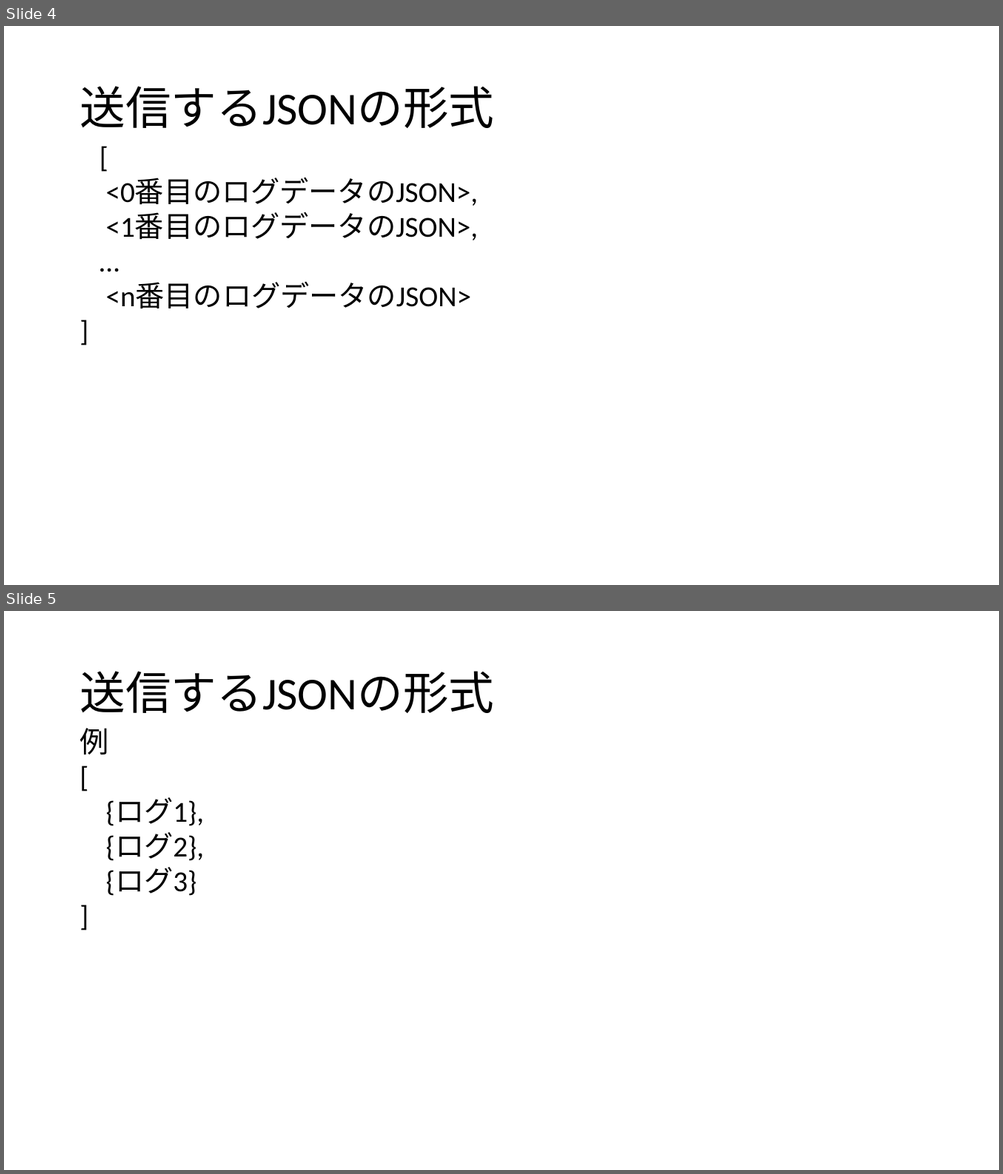
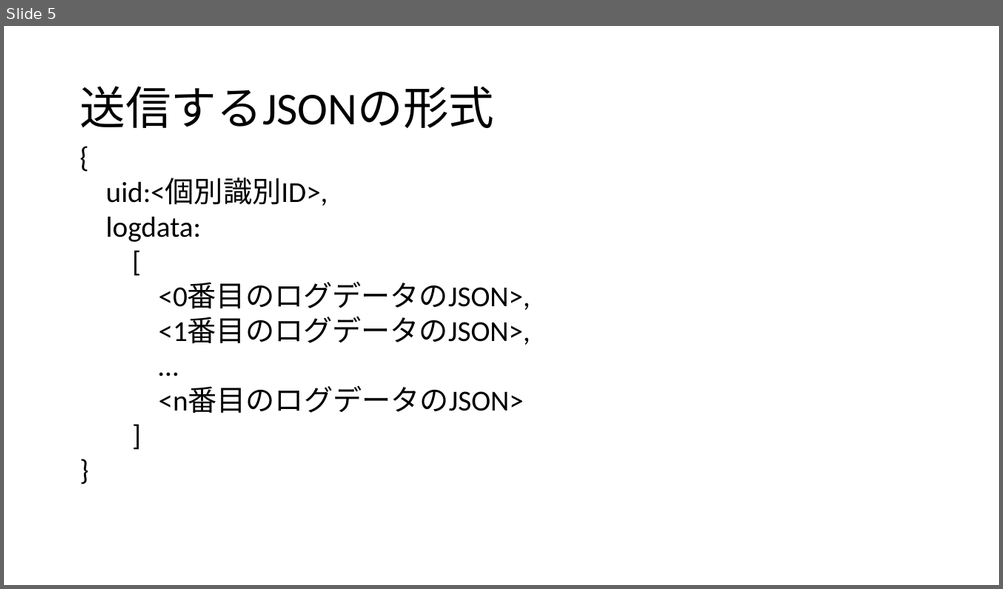
Before and after one commit to Tsukuba-SAY/documents, a slide deck: 利用ログの形式.pptx. Shown one above the other, each under a label of ours: slides 4 and 5 before the commit, slide 5 after it. The pictures are 1003x1174 and 1003x589 pixels, drawn with LibreOffice and Linux fonts; fonts in the diff are those of the drawing. Boxes give left, top, right and bottom in pixels: in the first picture for what was removed or moved away, otherwise in the second. Text is boxed around its words. In the diff, an @@ line names an element or a change of style, - is before the commit and + after.

Commit message:
利用ログ形式を現実に沿って修正

```diff
--- a/利用ログの形式.pptx
+++ b/利用ログの形式.pptx
@@ slide 5 removed at [4, 611, 999, 1170], background #FFFFFF @@
@@ title removed at [79, 671, 494, 713] @@
-送信するJSONの形式
@@ text removed at [79, 728, 204, 896] @@
-例
-[
-{ログ1},
-{ログ2},
-{ログ3}
-]
@@ what was slide 4 is now slide 5 @@
@@ slide 5 changed as well @@
@@ text at [106, 178, 530, 414]: paragraph added @@
+}
@@ text at [106, 178, 328, 242]: paragraphs added @@
+{
+uid:<個別識別ID>,
+logdata:
```
Also in this commit, not shown: 4 other slides changed, 1 slide added.
